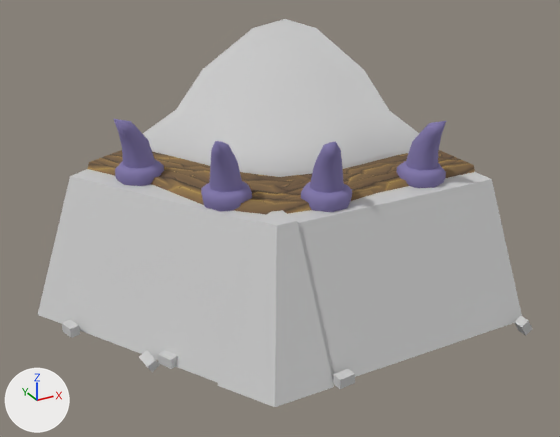
Renders of the FBX model BugSplat/Assets/WIP/Christian/Christian Models/Wall_LevelEdge_Outer_01.FBX from each side of a commit.
Camera for both pictures: a 50 mm camera at (-7.9, -14.6, 12.6) aimed at (3.4, 6.0, 2.3). Lighting does not change. The marker at lower left points along +X, +Y and +Z. Where no turn or scale is listed for an object, it has been applied to the vertices.

Objects in the first picture: 'Wall_LevelEdge_Outer_01'.
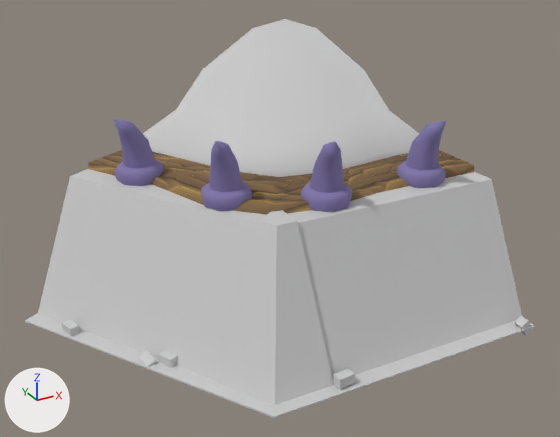
Commit message: wall update.

Where the change shows, as pixel boxes (x1, y1, x2, y2) in the pictures (560 x 437 px):
'Wall_LevelEdge_Outer_01', reshaped
    before: (38, 19, 532, 407)
    after: (25, 19, 535, 418)
part 1 of me_mesh, added
    after: (25, 313, 535, 418)

Patch to the scene script:
```diff
--- a/BugSplat/Assets/WIP/Christian/Christian Models/Wall_LevelEdge_Outer_01.FBX.py
+++ b/BugSplat/Assets/WIP/Christian/Christian Models/Wall_LevelEdge_Outer_01.FBX.py
@@ me_mesh @@
 # used by ob_wall_leveledge_outer_01; location = (0.0, 0.0, 0.0)
 # verts and faces of me_mesh; kept vertices keep their numbers, new ones are numbered from 386
-me_mesh.from_pydata(...)  # 386 vertices, 367 faces; spans x -4.4..8.8, y -0.5..15.2, z -0.3..7.0
+me_mesh.from_pydata(...)  # 395 vertices, 371 faces; spans x -4.8..8.8, y -0.5..15.2, z -0.3..7.0
+# me_mesh part 1
+verts[386] = (8.7, -0.5, 0.0)  # pixel (535, 325)
+verts[387] = (-0.3, -0.5, 0.0)  # pixel (274, 416)
+verts[388] = (-0.3, -0.5, 0.0)  # pixel (274, 418)
+verts[389] = (8.7, -0.5, 0.0)  # pixel (534, 327)
+verts[390] = (0.3, 0.5, 0.1)
+verts[391] = (8.7, 0.5, 0.1)
+verts[392] = (-4.8, 7.3, 0.0)  # pixel (24, 320)
+verts[393] = (-4.8, 7.3, 0.0)  # pixel (25, 321)
+verts[394] = (-3.9, 7.8, 0.1)
+faces += [(386, 387, 388, 389), (387, 392, 393, 388), (386, 391, 390, 387), (387, 390, 394, 392)]  # mat_17___default (its picture is missing)
 me_mesh.materials.append(mat_01___default)
```
